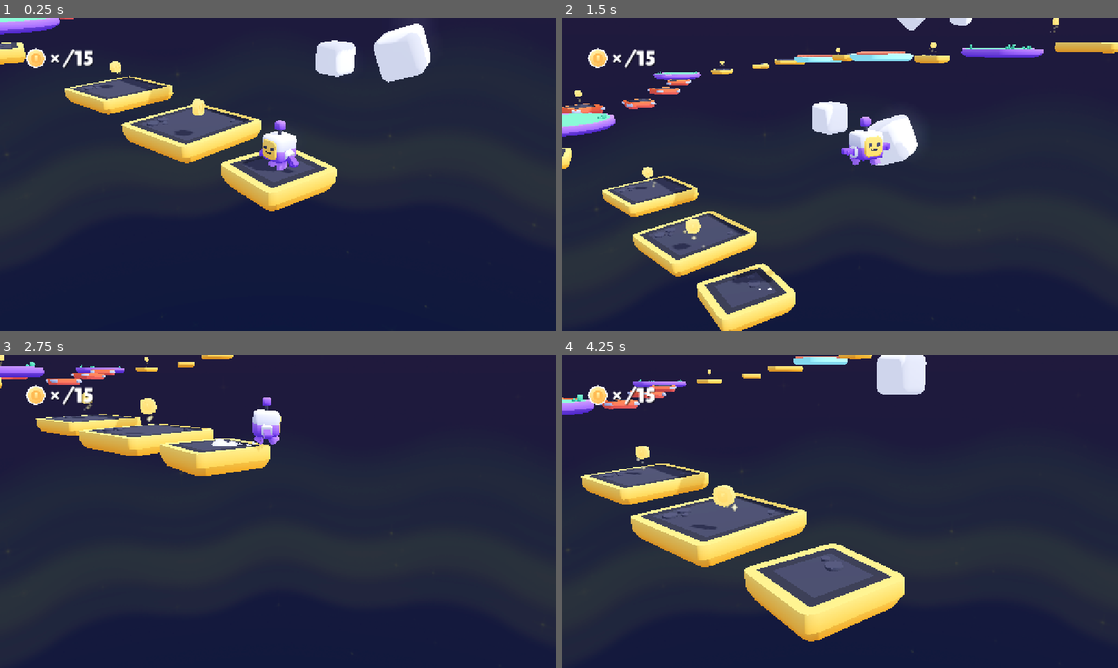
Above: before the commit, frames 1-4 (two rows, left to right).
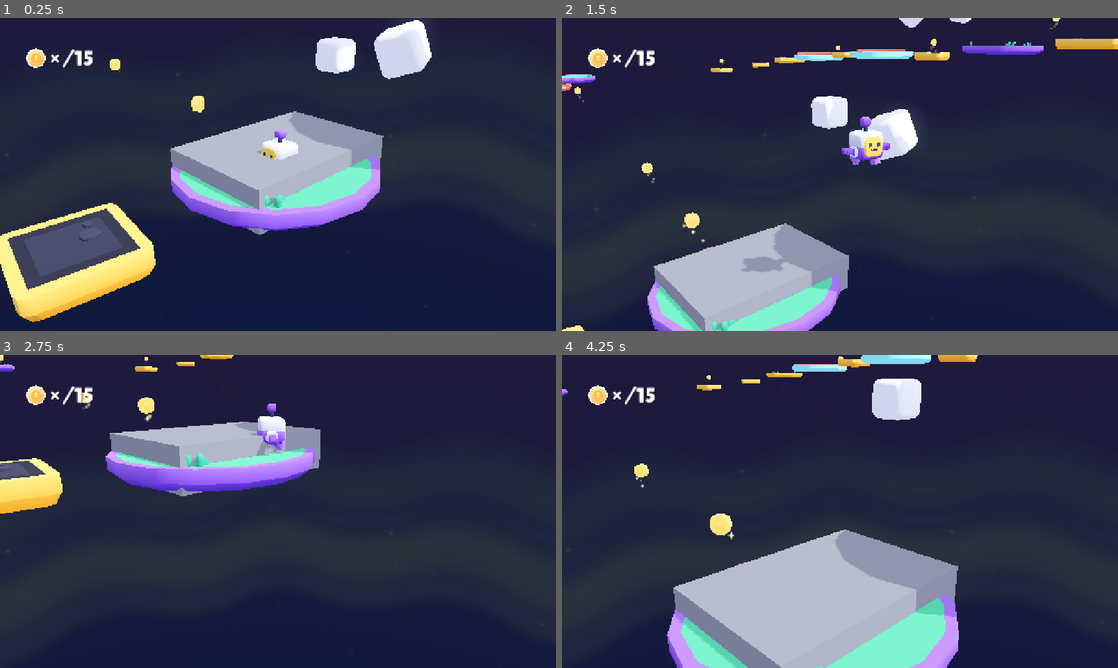
Above: after the commit, the same moments.

Repository: insertnewusername/3d-platformer
Game: Godot game, scene res://scenes/level2.tscn
Two runs of this game, one before a commit and one after it. Both use one fixed random seed, a clock stepped at 60 frames per second and the inputs below. This scene is started directly instead of the project's main scene.
Inputs:
- Up to frame 1 (0.25 s): no input
- Up to frame 2 (1.5 s): hold D (move_right) 0.53-1.28 s; tap Down (camera_down) at 0.6 s; tap Space (jump) at 0.77 s; hold S (move_back) from 1.28 s (still down); tap Left (camera_left) at 1.35 s
- Up to frame 3 (2.75 s): tap Space (jump) at 1.52 s; release S (move_back) at 2.03 s; hold D (move_right) from 2.03 s (still down); tap Right (camera_right) at 2.1 s
- Up to frame 4 (4.25 s): release D (move_right) at 2.78 s; hold W (move_forward) 2.78-3.53 s; tap Up (camera_up) at 2.85 s; tap Space (jump) at 3.02, 3.77 s; hold A (move_left) from 3.53 s (still down); tap Down (camera_down) at 3.6 s

The runs differ from the first frame. In frame 1, 23% of the frame differs, in the area x 0-78%, y 0-98%; in frame 2, 17%; in frame 3, 11%; in frame 4, 29%, in the area x 0-75%, y 0-100%.
Error in both runs: Invalid assignment of property or key 'light_energy' with value of type 'float' on a base object of type 'null instance'. (res://scripts/main.gd:13)

Commit message:
make checkpoint 1 visible

Diff:
--- a/scenes/level2.tscn
+++ b/scenes/level2.tscn
@@ -23,6 +23,11 @@
 [ext_resource type="Texture2D" uid="uid://cd7oyc56ehkx1" path="res://sprites/coin.png" id="21_go57r"]
 [ext_resource type="FontFile" uid="uid://d0cxd77jybrcn" path="res://fonts/lilita_one_regular.ttf" id="22_58bux"]
 
+[sub_resource type="BoxShape3D" id="BoxShape3D_63e4f"]
+size = Vector3(4.6347656, 1, 5.5875244)
+
+[sub_resource type="BoxMesh" id="BoxMesh_y6lc1"]
+
 [sub_resource type="BoxShape3D" id="BoxShape3D_jkv2x"]
 size = Vector3(4.6347656, 1, 5.5875244)
 
@@ -58,7 +63,7 @@
 [node name="World" type="Node3D" parent="." unique_id=1473476270]
 
 [node name="platform" parent="World" unique_id=788994784 instance=ExtResource("5_ikw2v")]
-transform = Transform3D(0.993085, 0, -0.117399, 0, 1, 0, 0.117399, 0, 0.993085, 0, 0, 0)
+transform = Transform3D(0.99308497, 0, -0.117399, 0, 1, 0, 0.117399, 0, 0.99308497, -0.0052636787, 0, 4.6397915)
 
 [node name="platform4" parent="World" unique_id=317674078 instance=ExtResource("5_ikw2v")]
 transform = Transform3D(0.993085, 0, -0.117399, 0, 1, 0, 0.117399, 0, 0.993085, -20.248272, 5.1086326, -22.398676)
@@ -73,13 +78,13 @@
 transform = Transform3D(0.983204, 0, 0.1825101, 0, 1, 0, -0.1825101, 0, 0.983204, -10.569267, 5.2317185, -21.796915)
 
 [node name="platform3" parent="World" unique_id=926589032 instance=ExtResource("5_ikw2v")]
-transform = Transform3D(0.966237, 0, -0.257656, 0, 1, 0, 0.257656, 0, 0.966237, -12.531048, 1.5894141, 2.2922606)
+transform = Transform3D(0.96623695, 0, -0.25765598, 0, 1, 0, 0.25765598, 0, 0.96623695, -12.540898, 1.5894141, 10.976254)
 
 [node name="platform-medium" parent="World" unique_id=1269502386 instance=ExtResource("6_cgqhq")]
-transform = Transform3D(0.996134, 0, 0.0878512, 0, 1, 0, -0.0878512, 0, 0.996134, -4.099845, 0, -0.47816253)
+transform = Transform3D(0.996134, 0, 0.08785119, 0, 1, 0, -0.08785119, 0, 0.996134, -4.1096964, 0, 8.205832)
 
 [node name="platform-medium2" parent="World" unique_id=1656258474 instance=ExtResource("6_cgqhq")]
-transform = Transform3D(0.995121, 0, 0.0986598, 0, 1, 0, -0.0986598, 0, 0.995121, -9.76829, 0, -0.98719406)
+transform = Transform3D(0.99512094, 0, 0.09865979, 0, 1, 0, -0.09865979, 0, 0.99512094, -9.77814, 0, 7.6968)
 
 [node name="platform-medium4" parent="World" unique_id=2075037294 instance=ExtResource("6_cgqhq")]
 transform = Transform3D(0.929796, 0, -0.368076, 0, 1, 0, 0.368076, 0, 0.929796, -32.61032, 4.2634096, -24.927607)
@@ -88,10 +93,10 @@
 transform = Transform3D(1, 0, 0, 0, 1, 0, 0, 0, 1, -0.23096895, 6.107596, -22.472336)
 
 [node name="platform-grass-large-round" parent="World" unique_id=1637479868 instance=ExtResource("7_ttvjw")]
-transform = Transform3D(1, 0, 0, 0, 1, 0, 0, 0, 1, -40.742756, 2.7519, -15.113725)
+transform = Transform3D(1, 0, 0, 0, 1, 0, 0, 0, 1, -40.75514, 2.7519, -4.200531)
 
 [node name="platform-grass-large-round2" parent="World" unique_id=1630638152 instance=ExtResource("7_ttvjw")]
-transform = Transform3D(1, 0, 0, 0, 1, 0, 0, 0, 1, -18.226477, 2.1200309, 0.3867607)
+transform = Transform3D(1, 0, 0, 0, 1, 0, 0, 0, 1, -0.34585238, -0.19823265, -0.28131446)
 
 [node name="cube8" parent="World" unique_id=1220954027 instance=ExtResource("8_ac7c3")]
 transform = Transform3D(1, 0, 0, 0, 1, 0, 0, 0, 1, -2.2840586, 1.10741, -4.900871)
@@ -117,16 +122,16 @@
 [node name="Fallingplatforms" type="Node3D" parent="World" unique_id=213989774]
 
 [node name="platform-falling" parent="World/Fallingplatforms" unique_id=449689416 instance=ExtResource("9_qo7hg")]
-transform = Transform3D(0.984808, 0, 0.17364801, -0.007650115, 0.9990291, 0.043386012, -0.17347942, -0.044055298, 0.98385185, -32.141792, 2.070179, -10.24524)
+transform = Transform3D(0.98480797, 0, 0.173648, -0.007650115, 0.9990291, 0.043386012, -0.17347941, -0.044055294, 0.9838518, -32.154167, 2.070179, 0.6679542)
 
 [node name="platform-falling2" parent="World/Fallingplatforms" unique_id=915050357 instance=ExtResource("9_qo7hg")]
-transform = Transform3D(0.994522, 0, -0.104528, 0, 1, 0, 0.104528, 0, 0.994522, -28.309387, 1.5899663, -6.732889)
+transform = Transform3D(0.9945219, 0, -0.104528, 0, 1, 0, 0.104528, 0, 0.9945219, -28.321766, 1.5899663, 4.180305)
 
 [node name="platform-falling3" parent="World/Fallingplatforms" unique_id=267862304 instance=ExtResource("9_qo7hg")]
-transform = Transform3D(0.939693, 0, 0.34202, 0, 1, 0, -0.34202, 0, 0.939693, -24.520462, 1.9905783, -1.7972431)
+transform = Transform3D(0.939693, 0, 0.34201998, 0, 1, 0, -0.34201998, 0, 0.939693, -24.530315, 1.9905783, 6.886751)
 
 [node name="platform-falling4" parent="World/Fallingplatforms" unique_id=398535366 instance=ExtResource("9_qo7hg")]
-transform = Transform3D(0.48337367, 0, 0.87541413, 0, 1, 0, -0.87541413, 0, 0.48337367, -35.681953, 2.445171, -13.172977)
+transform = Transform3D(0.48337364, 0, 0.8754141, 0, 1, 0, -0.8754141, 0, 0.48337364, -35.694336, 2.445171, -2.2597833)
 
 [node name="platform-falling5" parent="World/Fallingplatforms" unique_id=1739418132 instance=ExtResource("9_qo7hg")]
 transform = Transform3D(0.99999964, 0, 0.00082077086, 0, 1, 0, -0.00082077086, 0, 0.99999964, 14.976339, 7.307842, -11.733652)
@@ -138,18 +143,17 @@
 transform = Transform3D(0.14007136, 0, 0.9901415, 0, 1, 0, -0.9901415, 0, 0.14007136, 11.655643, 9.0879545, -6.013995)
 
 [node name="Checkpoints" type="Node3D" parent="World" unique_id=101236926]
-visible = false
 
 [node name="Checkpoint7" type="Area3D" parent="World/Checkpoints" unique_id=1777955934]
 transform = Transform3D(1, 0, 0, 0, 1, 0, 0, 0, 1, -18.222496, 2.654313, 0)
 
 [node name="CollisionShape3D" type="CollisionShape3D" parent="World/Checkpoints/Checkpoint7" unique_id=401111257]
 transform = Transform3D(1, 0, 0, 0, 1, 0, 0, 0, 1, -0.08984375, 0, 0.21466064)
-shape = SubResource("BoxShape3D_jkv2x")
+shape = SubResource("BoxShape3D_63e4f")
 
 [node name="MeshInstance3D" type="MeshInstance3D" parent="World/Checkpoints/Checkpoint7" unique_id=1791835954]
-transform = Transform3D(3.0330265, 0, 0, 0, 1, 0, 0, 0, 4.254046, 0, 0.14813066, 0.41261202)
-mesh = SubResource("BoxMesh_jbj1t")
+transform = Transform3D(3.0330265, 0, 0, 0, 1, 0, 2.0954758e-09, 0, 4.2540417, 17.764372, -2.428555, -0.5534542)
+mesh = SubResource("BoxMesh_y6lc1")
 
 [node name="Checkpoint8" type="Area3D" parent="World/Checkpoints" unique_id=656652853]
 transform = Transform3D(1, 0, 0, 0, 1, 0, 0, 0, 1, -40.491734, 3.4279928, -15.511991)
--- a/scripts/main.gd
+++ b/scripts/main.gd
@@ -58,3 +58,10 @@
 func _on_flag_2_body_entered(body: Node3D) -> void:
 	if body.name == "Player":
 		get_tree().change_scene_to_file("res://scenes/winscreen.tscn")
+
+
+
+
+
+func _on_checkpoint_7_body_entered(body: Node3D) -> void:
+	pass # Replace with function body.
